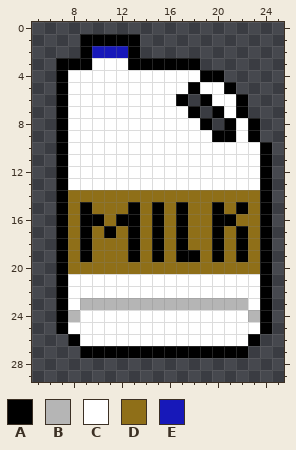
File history of a pixel-art file, WIP/Milk Gallon.aseprite. Above, as it was before the edit.
32x32 pixels, 1 frame. Shown: x 5..25, y 0..29.
Palette (. is transparent): A #000000  B #b5b5b5  C #ffffff  D #8f6f18  E #1718b9
After:
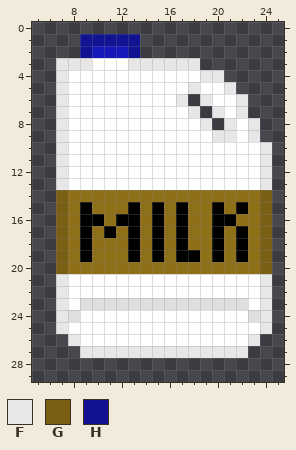
Colours new in this view: F #e7e7e7  G #795e14  H #121393
Changes in this commit:
Colour B changes from #b5b5b5 to #dfdfdf.
The author changed colour A to colour F in row 3 at x 7 to 9 and 13 to 18; in row 4 at x 7 and 19 to 20; in row 5 at x 7, 18 and 21; in row 6 at x 7, 17, 19 and 22; in row 7 at x 7, 18, 20 and 22; in row 8 at x 7, 19, 21 and 23.
The author changed colour A to colour F in row 9 at x 7, 20 to 21 and 23; in rows 10 to 13 at x 7 and 24; in rows 21 to 25 at x 7 and 24; in row 26 at x 8 and 23; in row 27 at x 9 to 22.
The author changed colour A to colour G in rows 14 to 20 at x 7 and 24.
The author changed colour A to colour H in row 1 at x 9 to 13; in row 2 at x 9 and 13.
Pixel boxes of the changes (left, top, right, bottom) in both pictures:
changed: (56, 34, 272, 358)
